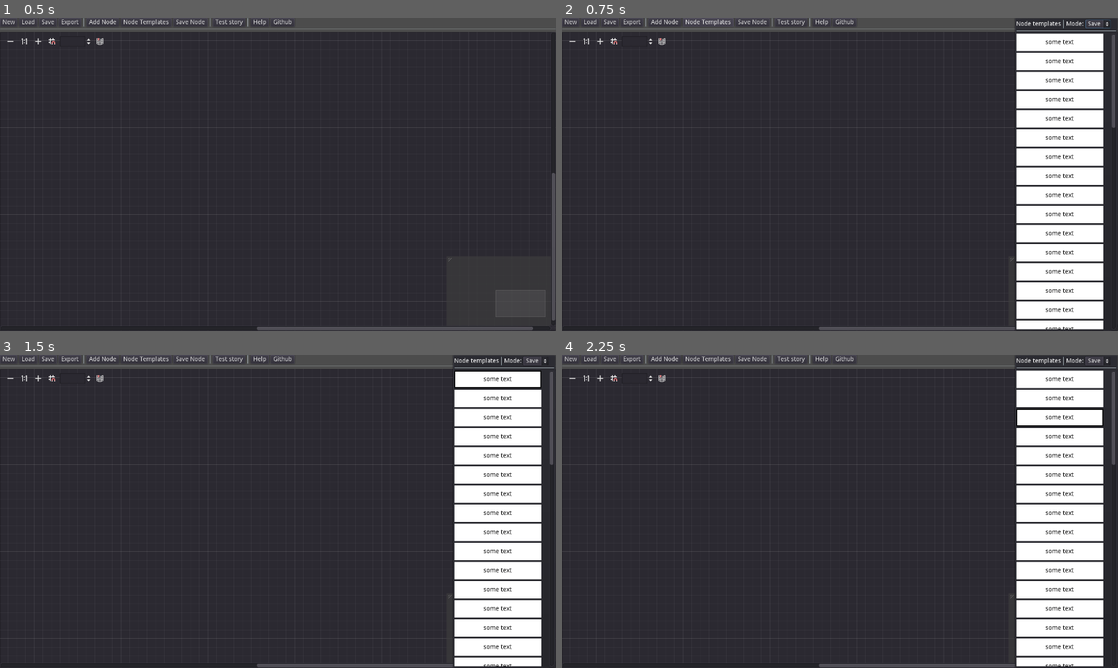
Above: before the commit, frames 1-4 (two rows, left to right).
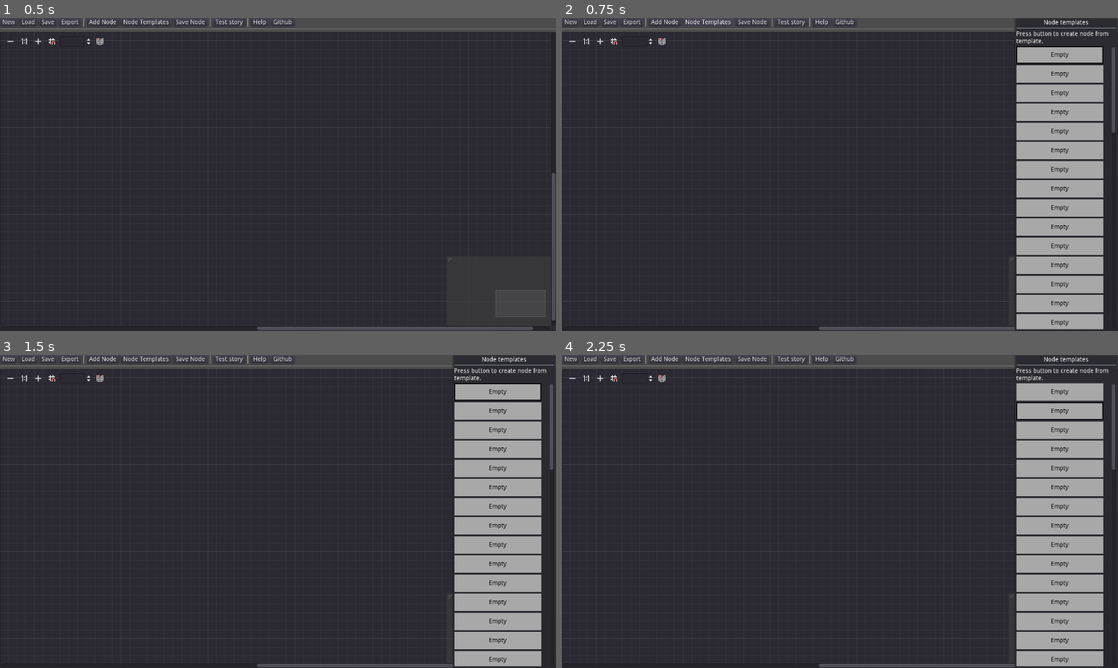
Above: after the commit, the same moments.

Repository: fossegutten/FuzzyStoryEditor
Game: Godot game, scene res://editor/StoryEditor.tscn
Two runs of this game, one before a commit and one after it. Both use one fixed random seed, a clock stepped at 60 frames per second and the inputs below.
Inputs (mouse positions are in pixels of both pictures, inside the frame that each line leads up to):
- Up to frame 1 (0.5 s): no input
- Up to frame 2 (0.75 s): click "Node Templates" at 0.5 s
- Up to frame 3 (1.5 s): click "some text" (after the commit: "Empty") at 1.25 s
- Up to frame 4 (2.25 s): click (1062, 411) at 2 s, where only the run after the commit has a clickable "Empty"

Frame 1 is identical in both runs. In frame 2, 14% of the frame differs, in the area x 81-100%, y 0-100%; in frame 3, 14%; in frame 4, 14%.

Commit message:
templates wip 3

Diff:
--- a/editor/node_template/NodeTemplateButton.gd
+++ b/editor/node_template/NodeTemplateButton.gd
@@ -1,7 +1,16 @@
 extends TextureButton
 
 
+onready var popup_menu : PopupMenu = $PopupMenu
+
 var template : Dictionary = {} setget set_template, get_template
+
+
+func _gui_input(event):
+	if event is InputEventMouseButton:
+		if event.pressed and event.button_index == BUTTON_RIGHT:
+
+			popup_menu.popup(Rect2(get_global_mouse_position(), popup_menu.rect_size))
 
 
 func set_template(value : Dictionary) -> void:
--- a/editor/node_template/NodeTemplateButton.tscn
+++ b/editor/node_template/NodeTemplateButton.tscn
@@ -25,3 +25,15 @@
 __meta__ = {
 "_edit_use_anchors_": false
 }
+
+[node name="PopupMenu" type="PopupMenu" parent="."]
+visible = true
+anchor_top = 1.0
+anchor_bottom = 1.0
+margin_top = 0.993454
+margin_right = 198.0
+margin_bottom = 70.9935
+items = [ "Load", null, 0, false, false, 0, 0, null, "", false, "Copy", null, 0, false, false, 1, 0, null, "", false, "Delete", null, 0, false, false, 2, 0, null, "", false ]
+__meta__ = {
+"_edit_use_anchors_": false
+}
--- a/editor/node_template/NodeTemplatePopupPanel.gd
+++ b/editor/node_template/NodeTemplatePopupPanel.gd
@@ -6,15 +6,16 @@
 
 const TEMPLATE_BUTTONS : int = 50
 
-onready var option_button : OptionButton = $VBoxContainer/HBoxContainer/OptionButton
+
 onready var grid : GridContainer = $VBoxContainer/ScrollContainer/GridContainer
 onready var save_dialog : ConfirmationDialog = $SaveConfirmationDialog
+onready var erase_dialog : ConfirmationDialog = $EraseConfirmationDialog
+onready var description_label : Label = $VBoxContainer/DescriptionLabel
 
 
 enum Mode {
 	SAVE,
-	LOAD,
-	ERASE
+	LOAD
 }
 var _current_mode := -1
 
@@ -31,39 +32,37 @@
 
 
 func request_template_save(template : Dictionary) -> void:
+	if template.size() == 0:
+		return
 	set_current_mode(Mode.SAVE)
 	immediate_template = template
+	_update_description("Press button to save template:\n" + str(template))
 	popup()
 
 
 func open() -> void:
 	set_current_mode(Mode.LOAD)
+	_update_description("Press button to create node from template.")
 	popup()
 
 
-# TODO popup for edit/erase/load
-# TODO popup when save request, with slot selection and confirmation dialog if data exists (overwrite)
-	# update immediate template before saving
-
-
 func _ready():
-
-	set_current_mode(option_button.selected)
 
 	for i in TEMPLATE_BUTTONS:
 		var b : TextureButton = BUTTON_SCENE.instance()
 		grid.add_child(b)
 		b.connect("pressed", self, "_on_NodeTemplateButton_pressed", [b, i])
+		b.popup_menu.connect("id_pressed", self, "_on_NodeTemplatePopupMenu_id_pressed", [b, i])
 
 		# load from config
 		if ConfigSaveLoad.has_value("node_templates", generate_key(i)):
 			b.set_template(ConfigSaveLoad.get_value("node_templates", generate_key(i)))
+		else:
+			b.set_template({})
 
 
-func _input(event):
-	if event is InputEventKey:
-		if event.pressed and event.scancode == KEY_SPACE:
-			popup()
+func _update_description(text : String) -> void:
+	description_label.text = text
 
 
 func save_immediate_template() -> void:
@@ -71,33 +70,52 @@
 	button.set_template(immediate_template)
 	ConfigSaveLoad.set_value("node_templates", generate_key(immediate_id), immediate_template)
 
-func _on_NodeTemplateButton_pressed(button : TextureButton, id : int):
 
-	immediate_id = id
+func load_template(button : TextureButton, button_id : int) -> void:
+	var loaded_template : Dictionary = button.get_template()
+	emit_signal("node_template_load_request", loaded_template)
+
+
+func erase_template(button_id : int) -> void:
+	var button : TextureButton = grid.get_child(immediate_id)
+	button.set_template({})
+	ConfigSaveLoad.set_value("node_templates", generate_key(button_id), null)
+
+
+func _on_NodeTemplateButton_pressed(button : TextureButton, button_id : int):
+
+	immediate_id = button_id
 
 	if _current_mode == Mode.SAVE:
-		if ConfigSaveLoad.has_value("node_templates", generate_key(id)):
-			save_dialog.popup()
+		if ConfigSaveLoad.has_value("node_templates", generate_key(button_id)):
+			save_dialog.popup(Rect2(get_global_mouse_position() + save_dialog.rect_size / 2, save_dialog.rect_size))
 		else:
-#			button.set_template(immediate_template)
-#			ConfigSaveLoad.set_value("node_templates", generate_key(id), immediate_template)
 			save_immediate_template()
 
 	elif _current_mode == Mode.LOAD:
-
-		# TODO create node, similar to add node button in editor
-		var loaded_template : Dictionary = button.get_template()
-		emit_signal("node_template_load_request", loaded_template)
-
-	elif _current_mode == Mode.ERASE:
-		button.set_template({})
-		ConfigSaveLoad.set_value("node_templates", generate_key(id), null)
-#	print("pressed %s %s" % [button, id])
+		load_template(button, button_id)
 
 
-func _on_OptionButton_item_selected(index):
-	set_current_mode(index)
+func _on_NodeTemplatePopupMenu_id_pressed(popup_item_id : int, button : TextureButton, button_id : int) -> void:
+
+	immediate_id = button_id
+
+	# load
+	if popup_item_id == 0:
+		load_template(button, button_id)
+
+	# duplicate / copy
+	elif popup_item_id == 1:
+		request_template_save(button.get_template())
+
+	# erase
+	elif popup_item_id == 2:
+		erase_dialog.popup(Rect2(get_global_mouse_position() + erase_dialog.rect_size / 2, erase_dialog.rect_size))
 
 
 func _on_SaveConfirmationDialog_confirmed():
 	save_immediate_template()
+
+
+func _on_EraseConfirmationDialog_confirmed():
+	erase_template(immediate_id)
--- a/editor/node_template/NodeTemplatePopupPanel.tscn
+++ b/editor/node_template/NodeTemplatePopupPanel.tscn
@@ -3,6 +3,7 @@
 [ext_resource path="res://editor/node_template/NodeTemplatePopupPanel.gd" type="Script" id=2]
 
 [node name="NodeTemplatePopupPanel" type="PopupPanel"]
+visible = true
 anchor_left = 1.0
 anchor_right = 1.0
 anchor_bottom = 1.0
@@ -26,41 +27,43 @@
 
 [node name="HBoxContainer" type="HBoxContainer" parent="VBoxContainer"]
 margin_right = 400.0
-margin_bottom = 20.0
+margin_bottom = 14.0
+alignment = 1
 
-[node name="Label" type="Label" parent="VBoxContainer/HBoxContainer"]
-margin_top = 3.0
-margin_right = 103.0
-margin_bottom = 17.0
+[node name="HeaderLabel" type="Label" parent="VBoxContainer/HBoxContainer"]
+margin_left = 148.0
+margin_right = 251.0
+margin_bottom = 14.0
 text = "Node templates"
 
 [node name="VSeparator" type="VSeparator" parent="VBoxContainer/HBoxContainer"]
-margin_left = 107.0
-margin_right = 111.0
-margin_bottom = 20.0
+visible = false
+margin_left = 216.0
+margin_right = 246.0
+margin_bottom = 14.0
+custom_constants/separation = 30
 
-[node name="Label2" type="Label" parent="VBoxContainer/HBoxContainer"]
-margin_left = 115.0
-margin_top = 3.0
-margin_right = 155.0
-margin_bottom = 17.0
+[node name="ModeLabel" type="Label" parent="VBoxContainer/HBoxContainer"]
+visible = false
+margin_left = 233.0
+margin_right = 273.0
+margin_bottom = 14.0
 text = "Mode:"
 
-[node name="OptionButton" type="OptionButton" parent="VBoxContainer/HBoxContainer"]
-margin_left = 159.0
-margin_right = 217.0
-margin_bottom = 20.0
-text = "Save"
-items = [ "Save", null, false, 0, null, "Load", null, false, 1, null, "Erase", null, false, 2, null ]
-selected = 0
+[node name="HSeparator" type="HSeparator" parent="VBoxContainer"]
+margin_top = 18.0
+margin_right = 400.0
+margin_bottom = 22.0
 
-[node name="HSeparator" type="HSeparator" parent="VBoxContainer"]
-margin_top = 24.0
+[node name="DescriptionLabel" type="Label" parent="VBoxContainer"]
+margin_top = 26.0
 margin_right = 400.0
-margin_bottom = 28.0
+margin_bottom = 57.0
+text = "asd asdasd asd asd asd asd asd asd asd asd asd asd asd asd asd asd asd"
+autowrap = true
 
 [node name="ScrollContainer" type="ScrollContainer" parent="VBoxContainer"]
-margin_top = 32.0
+margin_top = 61.0
 margin_right = 400.0
 margin_bottom = 712.0
 size_flags_horizontal = 3
@@ -74,11 +77,22 @@
 
 [node name="SaveConfirmationDialog" type="ConfirmationDialog" parent="."]
 visible = true
-margin_left = 4.0
-margin_top = 4.0
-margin_right = 404.0
-margin_bottom = 716.0
+margin_left = -5.61084
+margin_top = 166.316
+margin_right = 394.389
+margin_bottom = 306.316
 rect_min_size = Vector2( 400, 140 )
+window_title = "Overwrite node template"
 dialog_text = "Are you sure you want to overwrite node template?"
-[connection signal="item_selected" from="VBoxContainer/HBoxContainer/OptionButton" to="." method="_on_OptionButton_item_selected"]
+
+[node name="EraseConfirmationDialog" type="ConfirmationDialog" parent="."]
+visible = true
+margin_left = -41.9185
+margin_top = 361.737
+margin_right = 358.082
+margin_bottom = 501.737
+rect_min_size = Vector2( 400, 140 )
+window_title = "Erase node template"
+dialog_text = "Are you sure you want to erase node template?"
 [connection signal="confirmed" from="SaveConfirmationDialog" to="." method="_on_SaveConfirmationDialog_confirmed"]
+[connection signal="confirmed" from="EraseConfirmationDialog" to="." method="_on_EraseConfirmationDialog_confirmed"]
